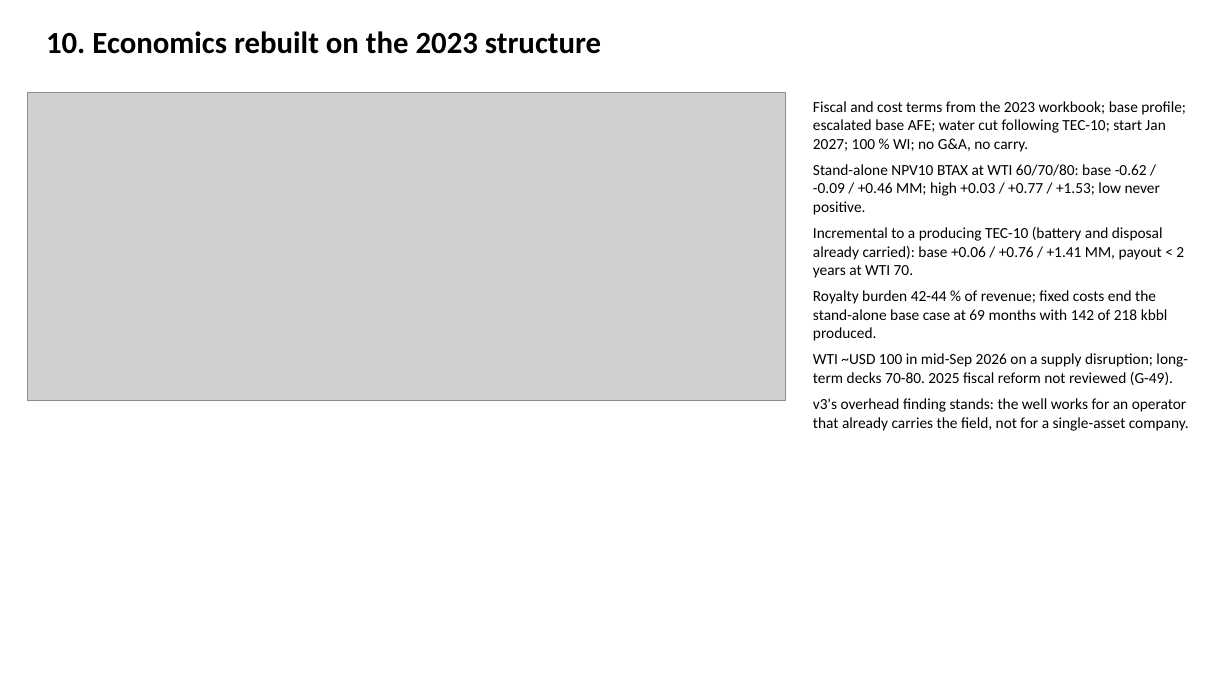
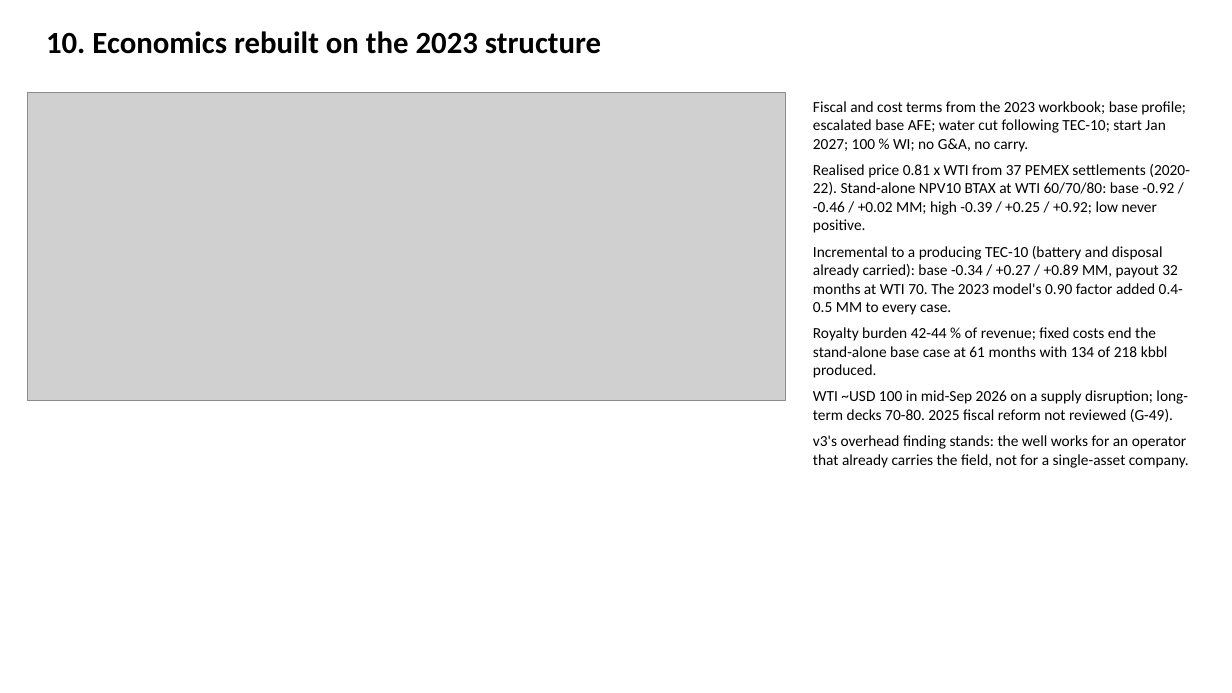
Before and after one commit to gunner1976/git_practice, a slide deck: slide 11 of docs/Tecolutla_TEC12_Handover.pptx. Drawn at 1232x693 pixels with LibreOffice and Linux fonts; fonts in the diff are those of the drawing; grey boxes stand for pictures. Boxes give left, top, right and bottom in pixels: in the first picture for what was removed or moved away, otherwise in the second. Text is boxed around its words. In the diff, an @@ line names an element or a change of style, - is before the commit and + after.

```diff
--- a/docs/Tecolutla_TEC12_Handover.pptx
+++ b/docs/Tecolutla_TEC12_Handover.pptx
@@ text at (813, 164, 1190, 378): text changed @@
-Stand-alone NPV10 BTAX at WTI 60/70/80: base -0.62 / -0.09 / +0.46 MM; high +0.03 / +0.77 / +1.53; low never positive.
-Incremental to a producing TEC-10 (battery and disposal already carried): base +0.06 / +0.76 / +1.41 MM, payout < 2 years at WTI 70.
-Royalty burden 42-44 % of revenue; fixed costs end the stand-alone base case at 69 months with 142 of 218 kbbl produced.
+Realised price 0.81 x WTI from 37 PEMEX settlements (2020-22). Stand-alone NPV10 BTAX at WTI 60/70/80: base -0.92 / -0.46 / +0.02 MM; high -0.39 / +0.25 / +0.92; low never positive.
+Incremental to a producing TEC-10 (battery and disposal already carried): base -0.34 / +0.27 / +0.89 MM, payout 32 months at WTI 70. The 2023 model's 0.90 factor added 0.4-0.5 MM to every case.
+Royalty burden 42-44 % of revenue; fixed costs end the stand-alone base case at 61 months with 134 of 218 kbbl produced.
```
Also in this commit, not shown: 4 other slides changed, 17 other files.
